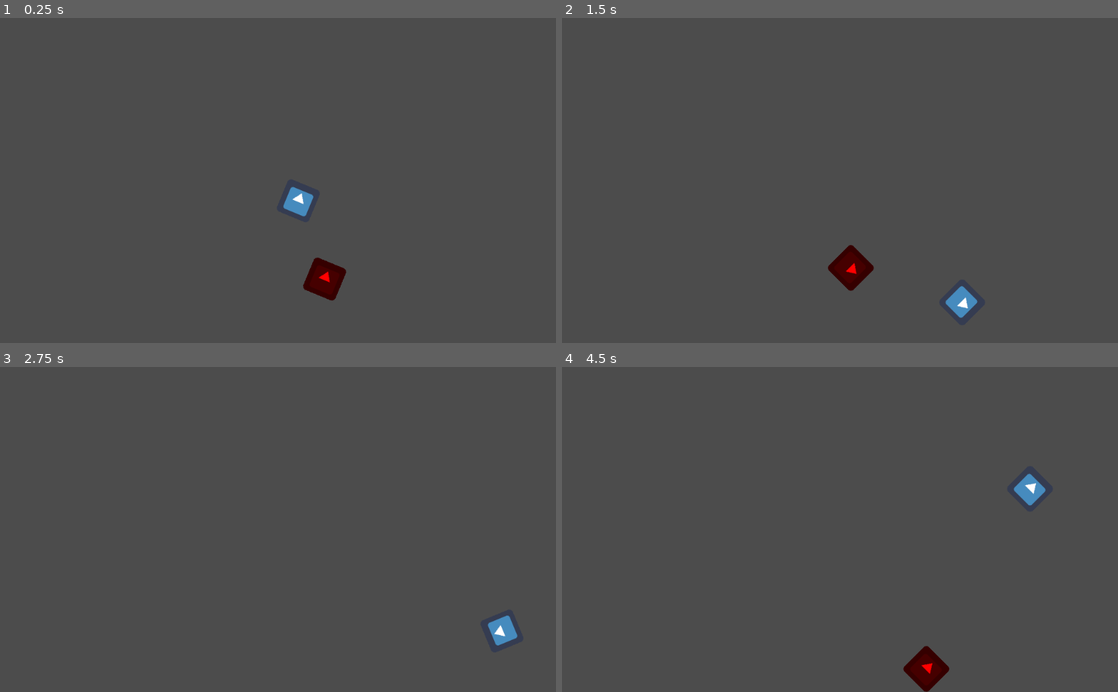
Above: before the commit, frames 1-4 (two rows, left to right).
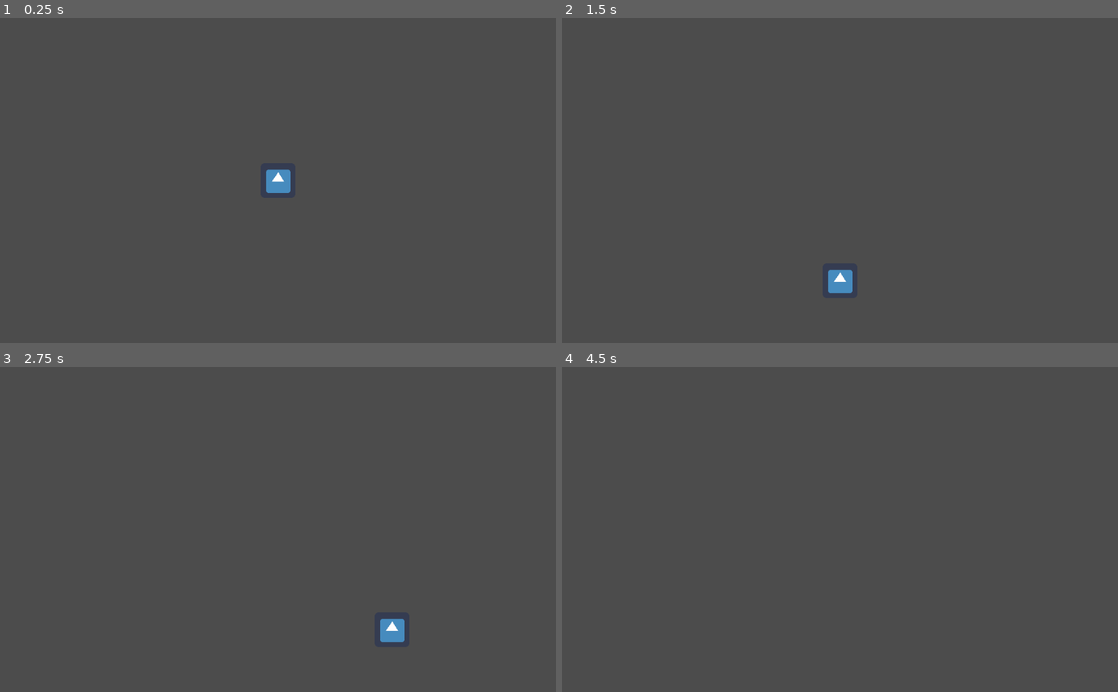
Above: after the commit, the same moments.

Repository: r0gergarc1a/Primer-projecte
Game: Godot game, scene res://Escena1_Prova_Roger.tscn
Same seed, same stepped clock (60 frames per second), same inputs: the game is played once before the commit and once after it. The engine's default icon, where the game draws it, is replaced by a stand-in: a white triangle on a blue panel in a dark square.
Inputs:
- Up to frame 1 (0.25 s): no input
- Up to frame 2 (1.5 s): hold Down (mou baix, bound only after the commit) 0.53-1.28 s; tap Up (mou dalt, bound only after the commit) at 0.8, 1.35 s
- Up to frame 3 (2.75 s): tap Right (mou dreta, bound only after the commit) at 1.55 s; hold Right (mou dreta, bound only after the commit) from 2.03 s (still down); tap Left (mou esquerra, bound only after the commit) at 2.3 s
- Up to frame 4 (4.5 s): release Right (mou dreta, bound only after the commit) at 2.78 s; tap Left (mou esquerra, bound only after the commit) at 2.85 s; tap Down (mou baix, bound only after the commit) at 3.05 s; hold Down (mou baix, bound only after the commit) 3.53-4.28 s; tap Up (mou dalt, bound only after the commit) at 3.8, 4.35 s

The runs differ from the first frame. In frame 1, 1.3% of the frame differs, in the area x 47-63%, y 46-87%; in frame 2, 1.1%; in frame 3, 0.6%; in frame 4, 1.0%.

Commit message:
14/03/2022
Creacio area2d, moure amb tecles

Diff:
--- a/Escena1_Prova_Roger.tscn
+++ b/Escena1_Prova_Roger.tscn
@@ -1,16 +1,19 @@
-[gd_scene load_steps=3 format=2]
+[gd_scene load_steps=4 format=2]
 
 [ext_resource path="res://icon.png" type="Texture" id=1]
 [ext_resource path="res://Sprite.gd" type="Script" id=2]
 
+[sub_resource type="RectangleShape2D" id=1]
+extents = Vector2( 32, 32 )
+
 [node name="Node2D" type="Node2D"]
 
-[node name="Pare" type="Sprite" parent="."]
-position = Vector2( 767, 410 )
+[node name="Area2D" type="Area2D" parent="."]
+
+[node name="Original" type="Sprite" parent="Area2D"]
 texture = ExtResource( 1 )
 script = ExtResource( 2 )
 
-[node name="Fill" type="Sprite" parent="Pare"]
-modulate = Color( 1, 0, 0, 1 )
-position = Vector2( 100, 100 )
-texture = ExtResource( 1 )
+[node name="CollisionShape2D" type="CollisionShape2D" parent="Area2D"]
+self_modulate = Color( 0, 0, 0, 1 )
+shape = SubResource( 1 )
--- a/Sprite.gd
+++ b/Sprite.gd
@@ -4,7 +4,9 @@
 # Declare member variables here. Examples:
 # var a = 2
 # var b = "text"
-var velocitat = Vector2(150,150)
+export var velocitat = 300
+var direccio = Vector2.ZERO
+
 
 # Called when the node enters the scene tree for the first time.
 func _ready():
@@ -15,13 +17,16 @@
 
 # Called every frame. 'delta' is the elapsed time since the previous frame.
 func _process(delta):
-	position += velocitat * delta
-	rotation_degrees += 90 * delta
-	if position.x >= 1024 or position.x <= 0:
-		velocitat.x = -velocitat.x
-	if position.y <= 0 or position.y >= 600:
-		velocitat.y = -velocitat.y
-	if $Fill.position.x == 100:
-		$Fill.position.y += 1
-	if $Fill.position.y == 100:
-		$Fill.position.x -= 1
+	direccio = Vector2.ZERO
+
+	if Input.is_action_pressed("mou dreta"):
+		direccio += Vector2(1, 0)
+	if Input.is_action_pressed("mou esquerra"):
+		direccio += Vector2(-1, 0)
+	if Input.is_action_pressed("mou dalt"):
+		direccio += Vector2(0, -1)
+	if Input.is_action_pressed("mou baix"):
+		direccio += Vector2(0, 1)
+
+
+	position += velocitat * delta * direccio.normalized()
--- a/project.godot
+++ b/project.godot
@@ -14,6 +14,33 @@
 run/main_scene="res://Escena1_Prova_Roger.tscn"
 config/icon="res://icon.png"
 
+[input]
+
+"mou dreta"={
+"deadzone": 0.5,
+"events": [ Object(InputEventKey,"resource_local_to_scene":false,"resource_name":"","device":0,"alt":false,"shift":false,"control":false,"meta":false,"command":false,"pressed":false,"scancode":16777233,"physical_scancode":0,"unicode":0,"echo":false,"script":null)
+, Object(InputEventKey,"resource_local_to_scene":false,"resource_name":"","device":0,"alt":false,"shift":false,"control":false,"meta":false,"command":false,"pressed":false,"scancode":68,"physical_scancode":0,"unicode":0,"echo":false,"script":null)
+ ]
+}
+"mou esquerra"={
+"deadzone": 0.5,
+"events": [ Object(InputEventKey,"resource_local_to_scene":false,"resource_name":"","device":0,"alt":false,"shift":false,"control":false,"meta":false,"command":false,"pressed":false,"scancode":16777231,"physical_scancode":0,"unicode":0,"echo":false,"script":null)
+, Object(InputEventKey,"resource_local_to_scene":false,"resource_name":"","device":0,"alt":false,"shift":false,"control":false,"meta":false,"command":false,"pressed":false,"scancode":65,"physical_scancode":0,"unicode":0,"echo":false,"script":null)
+ ]
+}
+"mou dalt"={
+"deadzone": 0.5,
+"events": [ Object(InputEventKey,"resource_local_to_scene":false,"resource_name":"","device":0,"alt":false,"shift":false,"control":false,"meta":false,"command":false,"pressed":false,"scancode":16777232,"physical_scancode":0,"unicode":0,"echo":false,"script":null)
+, Object(InputEventKey,"resource_local_to_scene":false,"resource_name":"","device":0,"alt":false,"shift":false,"control":false,"meta":false,"command":false,"pressed":false,"scancode":87,"physical_scancode":0,"unicode":0,"echo":false,"script":null)
+ ]
+}
+"mou baix"={
+"deadzone": 0.5,
+"events": [ Object(InputEventKey,"resource_local_to_scene":false,"resource_name":"","device":0,"alt":false,"shift":false,"control":false,"meta":false,"command":false,"pressed":false,"scancode":16777234,"physical_scancode":0,"unicode":0,"echo":false,"script":null)
+, Object(InputEventKey,"resource_local_to_scene":false,"resource_name":"","device":0,"alt":false,"shift":false,"control":false,"meta":false,"command":false,"pressed":false,"scancode":83,"physical_scancode":0,"unicode":0,"echo":false,"script":null)
+ ]
+}
+
 [physics]
 
 common/enable_pause_aware_picking=true
